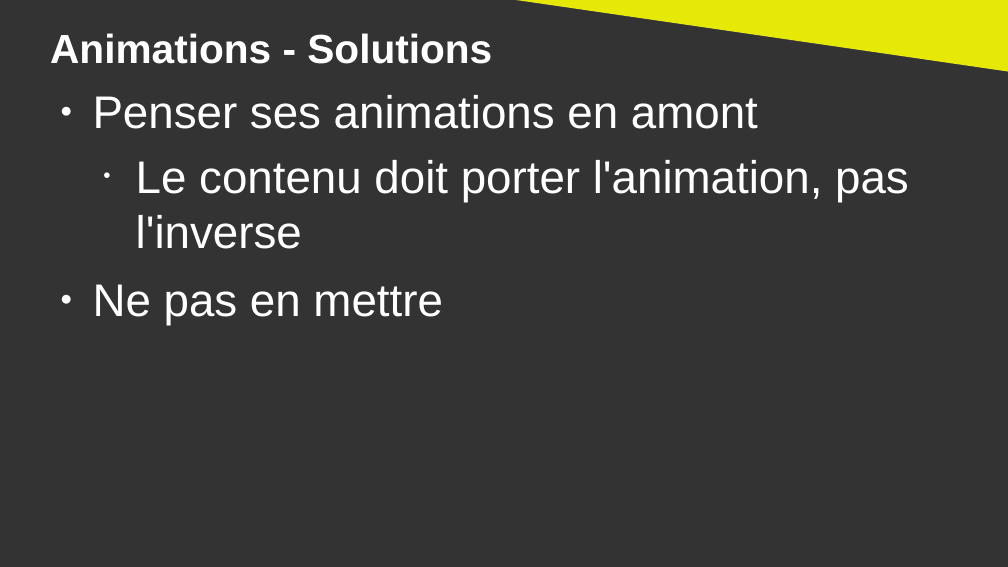
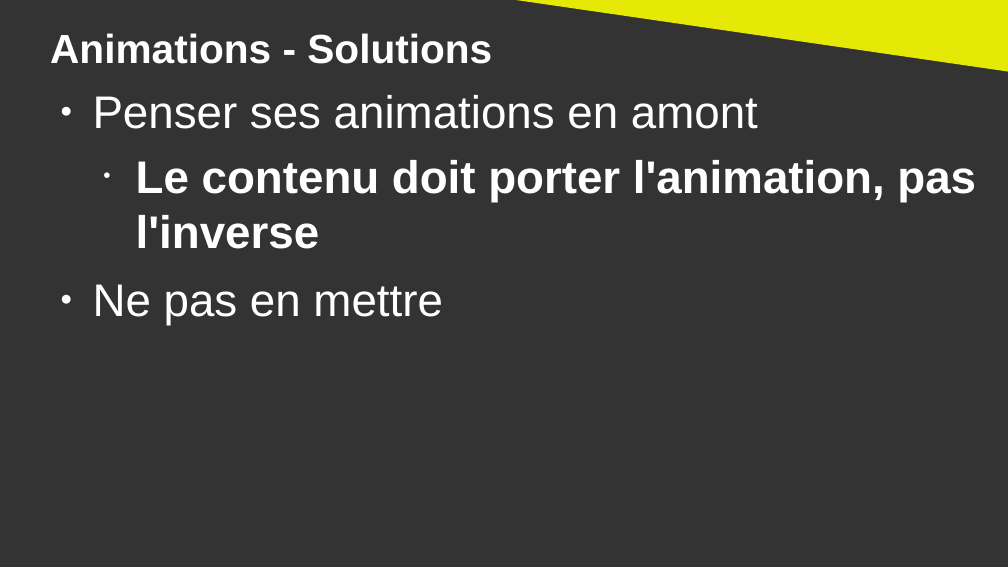
Before and after one commit to DanYellow/cours, a slide deck: slide 25 of ergonomie-et-accessibilite-s2/numero-1/presentation.odp. Drawn at 1008x567 pixels with LibreOffice and Linux fonts; fonts in the diff are those of the drawing. Boxes give left, top, right and bottom in pixels: in the first picture for what was removed or moved away, otherwise in the second. Text is boxed around its words. In the diff, an @@ line names an element or a change of style, - is before the commit and + after.

```diff
--- a/ergonomie-et-accessibilite-s2/numero-1/presentation.odp
+++ b/ergonomie-et-accessibilite-s2/numero-1/presentation.odp
@@ text at [136,160,976,249]: bold on in "Le contenu doit porter l'animation, pas l'inverse" @@
```
Also in this commit, not shown: 6 other slides changed, 3 slides added, 6 other files.
